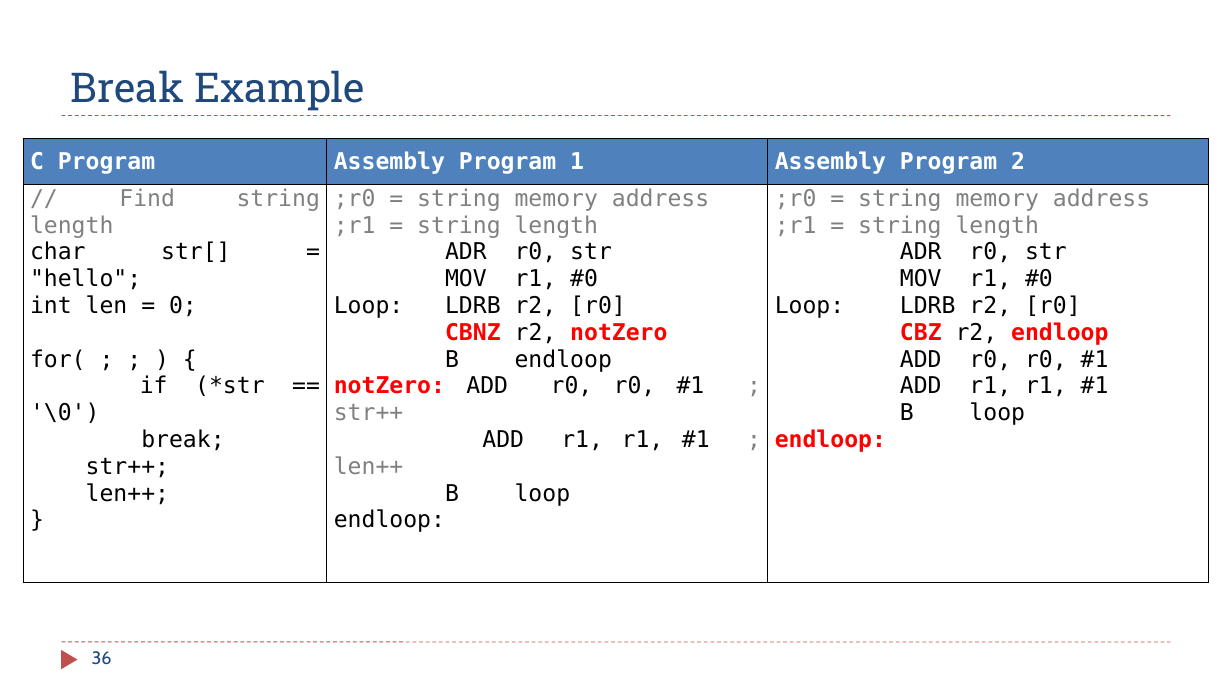
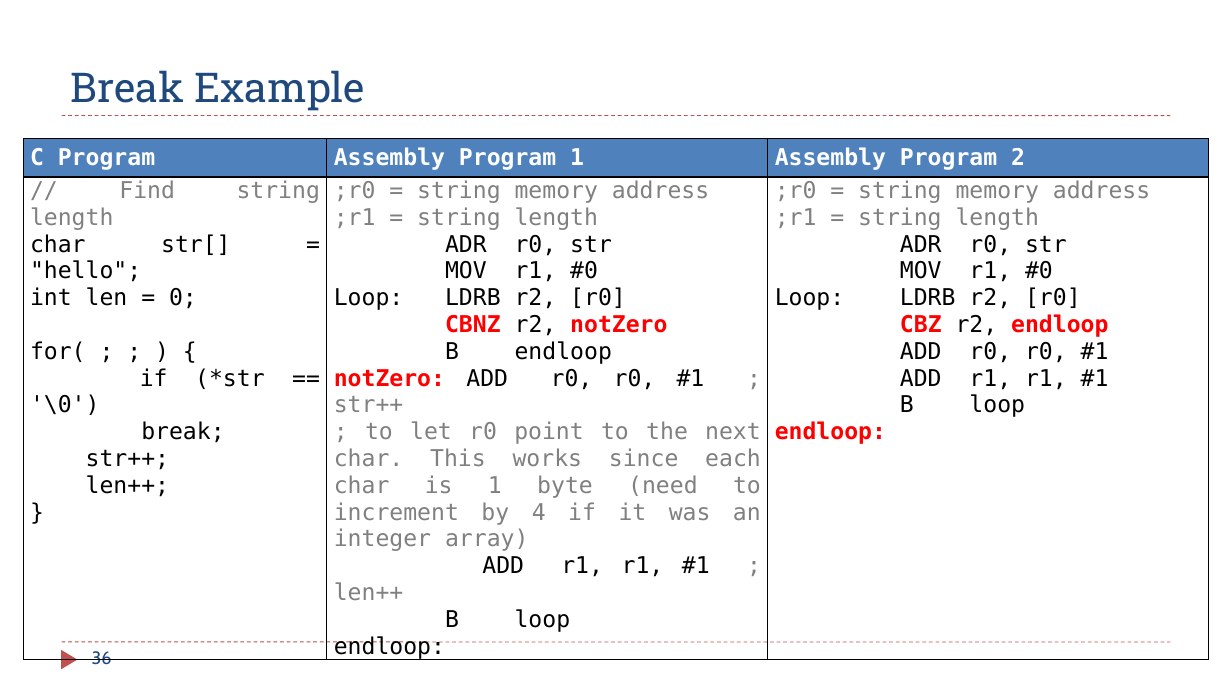
Before and after one commit to guhofstra/CSC111Fa25, a slide deck: slide 36 of PPTs/Ch6_ARM_Control_Flow.pptx. Drawn at 1232x693 pixels with LibreOffice and Linux fonts; fonts in the diff are those of the drawing. Boxes give left, top, right and bottom in pixels: in the first picture for what was removed or moved away, otherwise in the second. Text is boxed around its words. In the diff, an @@ line names an element or a change of style, - is before the commit and + after.

```diff
--- a/PPTs/Ch6_ARM_Control_Flow.pptx
+++ b/PPTs/Ch6_ARM_Control_Flow.pptx
@@ table at (23, 139, 1209, 664) @@
-row 2, column 2: ;r0 = string memory address / ;r1 = string length / ADR r0, str / MOV r1, #0 / Loop: LDRB r2, [r0] / CBNZ r2, notZero / B endloop / notZero: ADD r0, r0, #1 ; str++ / ADD r1, r1, #1 ; len++ / B loop / endloop:
+row 2, column 2: ;r0 = string memory address / ;r1 = string length / ADR r0, str / MOV r1, #0 / Loop: LDRB r2, [r0] / CBNZ r2, notZero / B endloop / notZero: ADD r0, r0, #1 ; str++ / ; to let r0 point to the next char. This works since each char is 1 byte (need to increment by 4 if it was an integer array) / ADD r1, r1, #1 ; len++ / B loop / endloop:
```
Also in this commit, not shown: 11 other slides changed, 2 slides added, 1 slide removed, 8 other files.
